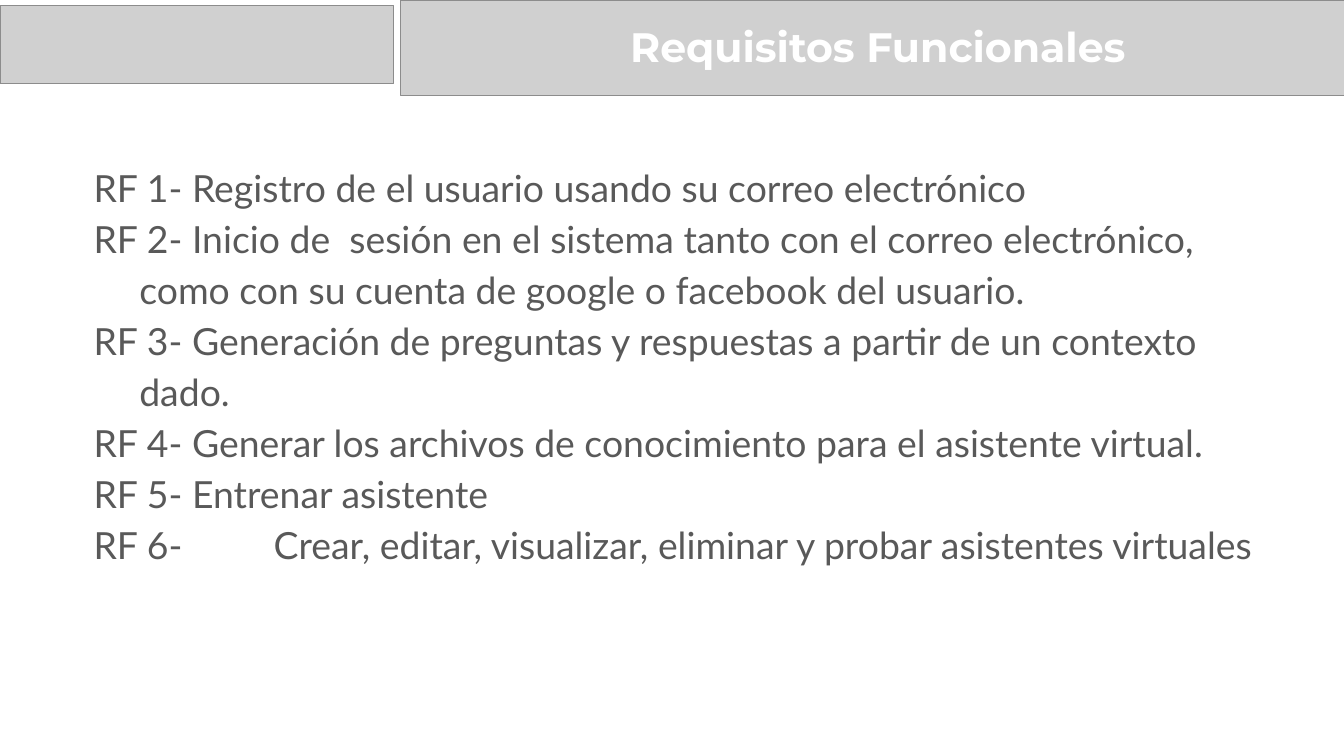
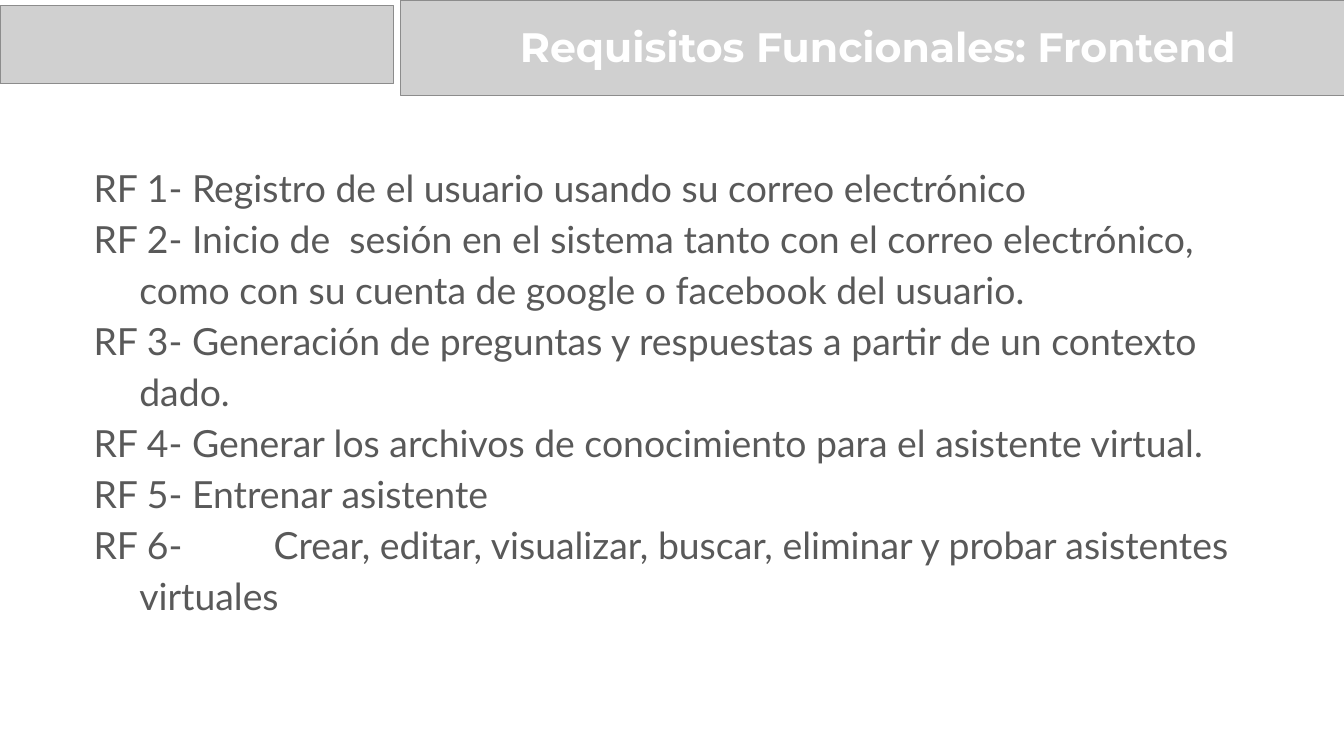
Before and after one commit to ClaudiaQueipo/thesis-chatbot, a slide deck: slide 3 of DOC/Practica Laboral 3er año.pptx. Drawn at 1344x756 pixels with LibreOffice and Linux fonts; fonts in the diff are those of the drawing; grey boxes stand for pictures. Boxes give left, top, right and bottom in pixels: in the first picture for what was removed or moved away, otherwise in the second. Text is boxed around its words. In the diff, an @@ line names an element or a change of style, - is before the commit and + after.

```diff
--- a/DOC/Practica Laboral 3er año.pptx
+++ b/DOC/Practica Laboral 3er año.pptx
@@ title at [520, 30, 1235, 70]: text changed @@
-Requisitos Funcionales
+Requisitos Funcionales: Frontend
@@ subtitle at [94, 531, 1228, 611]: text changed @@
-RF 6- Crear, editar, visualizar, eliminar y probar asistentes virtuales
+RF 6- Crear, editar, visualizar, buscar, eliminar y probar asistentes virtuales
```
Also in this commit, not shown: 1 slide added, 4 other files.
